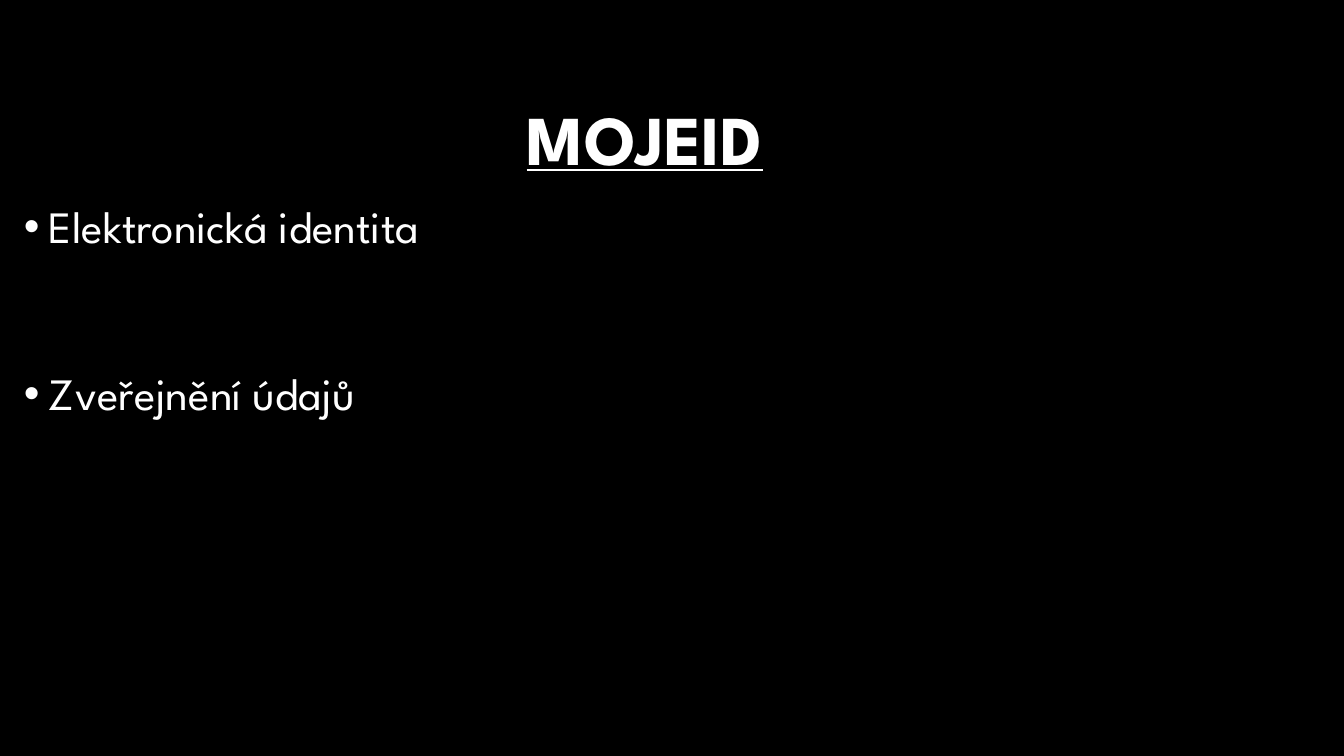
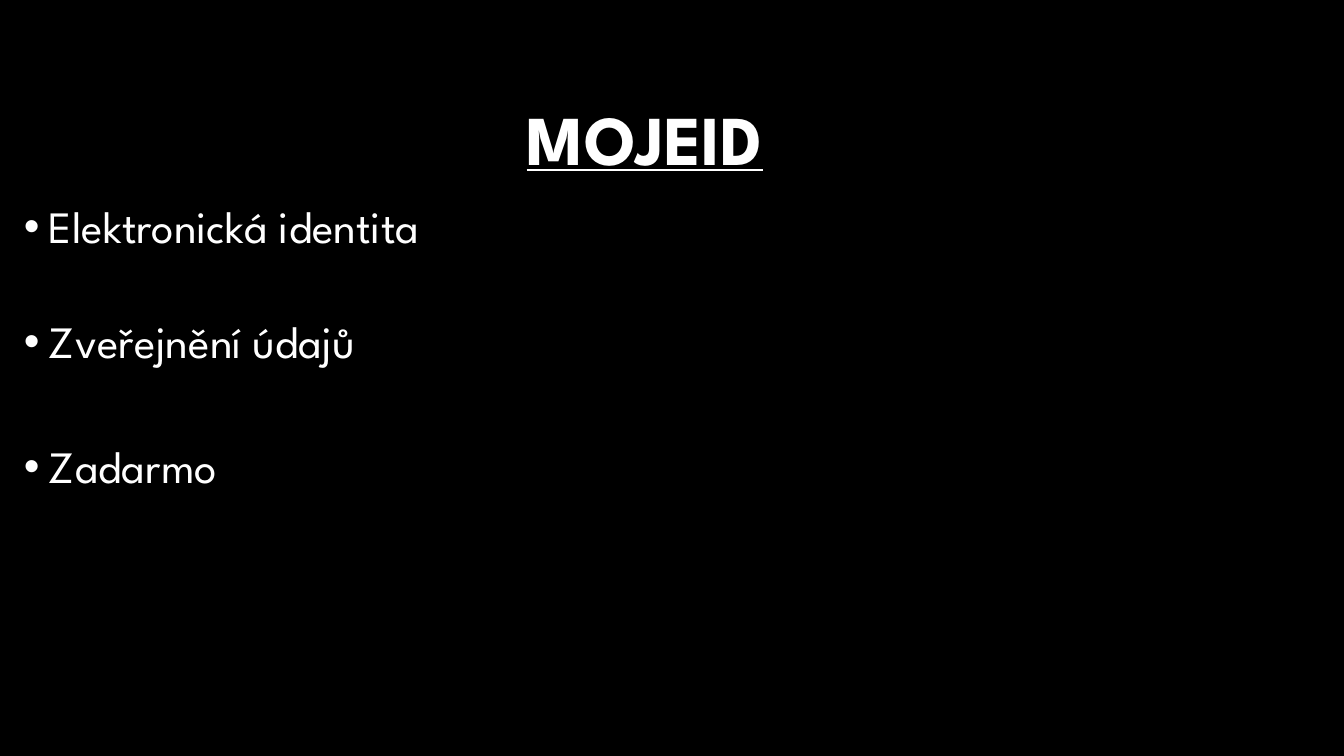
Before and after one commit to teenyRadekr/MojeID, a slide deck: slide 3 of Roller.pptx. Drawn at 1344x756 pixels with LibreOffice and Linux fonts; fonts in the diff are those of the drawing; background and template pictures are left out. Boxes give left, top, right and bottom in pixels: in the first picture for what was removed or moved away, otherwise in the second. Text is boxed around its words. In the diff, an @@ line names an element or a change of style, - is before the commit and + after.

```diff
--- a/Roller.pptx
+++ b/Roller.pptx
@@ text at (x1=49, y1=452, x2=217, y2=484): paragraph added @@
+• Zadarmo
```
Also in this commit, not shown: 3 other slides changed, 3 slides added, 1 slide removed.
